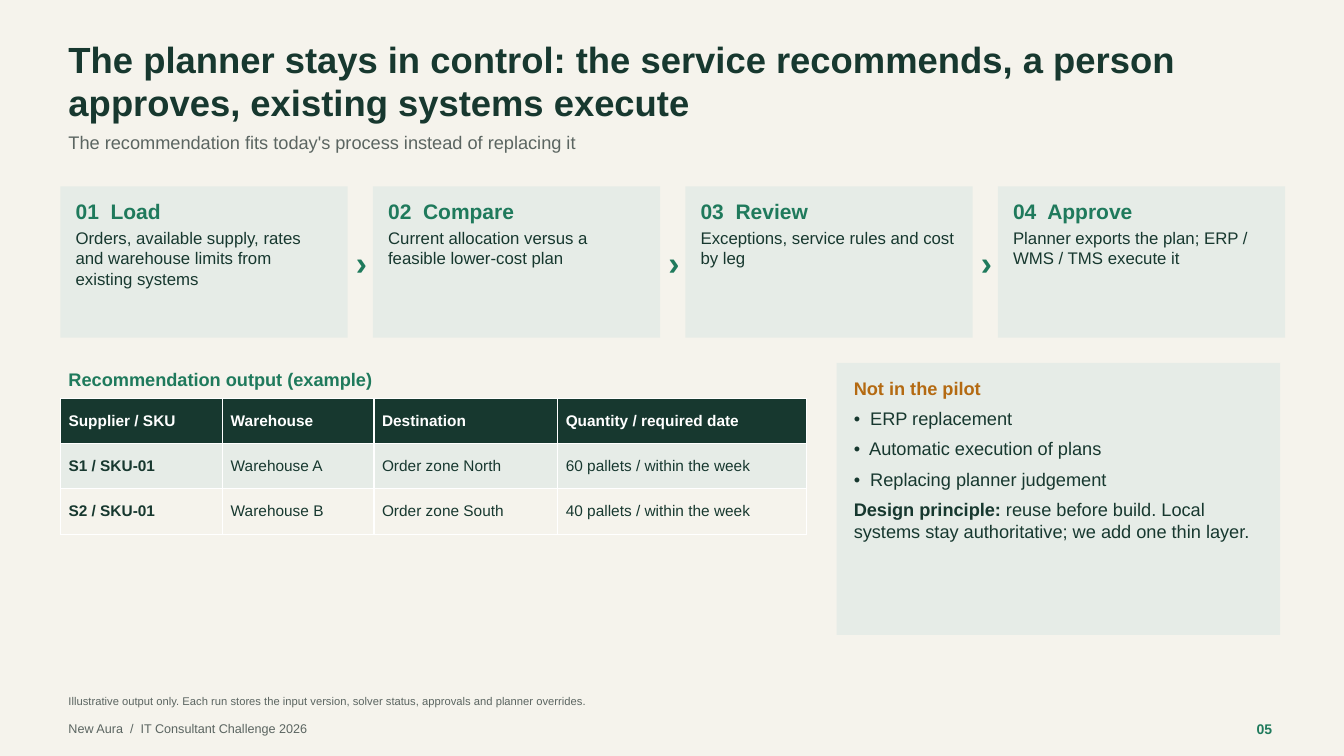
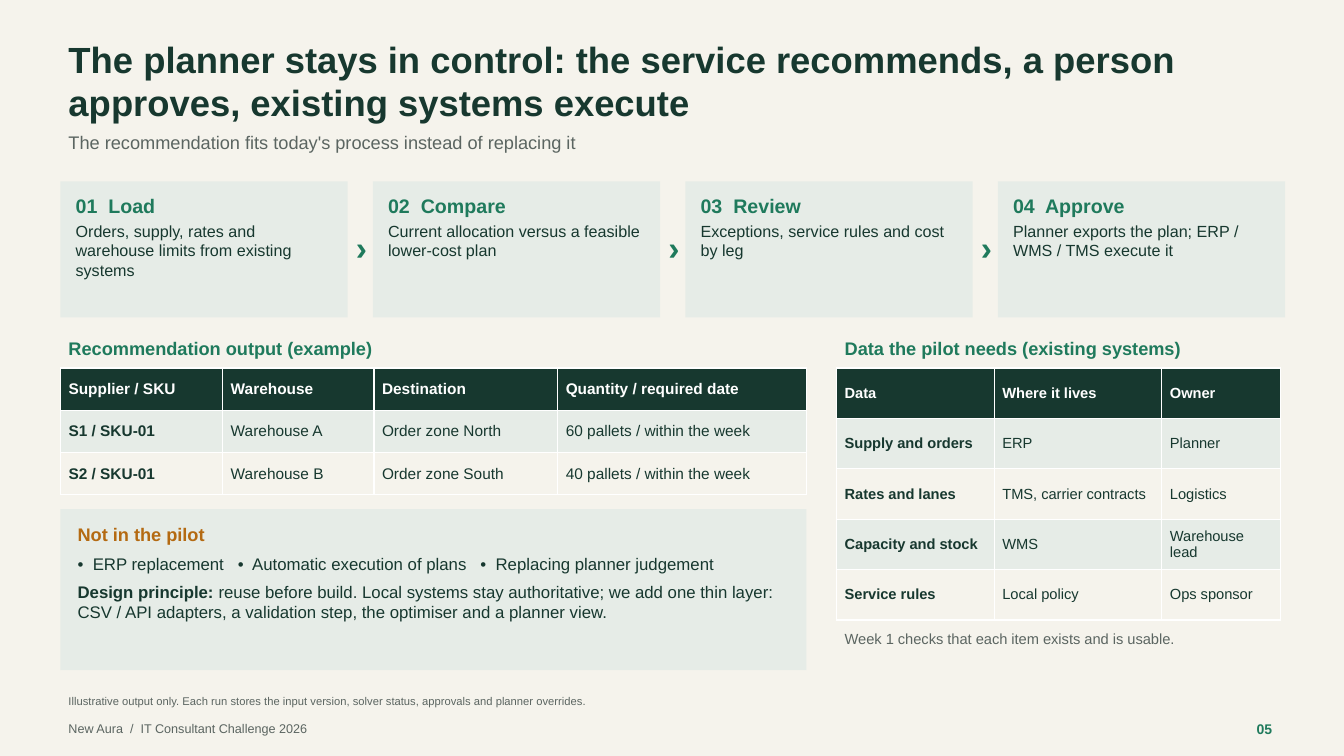
Before and after one commit to tuankiet18-dev/IT-consultant, a slide deck: slide 5 of proposal/final/NEW AURA.pptx. Drawn at 1344x756 pixels with LibreOffice and Linux fonts; fonts in the diff are those of the drawing. Boxes give left, top, right and bottom in pixels: in the first picture for what was removed or moved away, otherwise in the second. Text is boxed around its words. In the diff, an @@ line names an element or a change of style, - is before the commit and + after.

```diff
--- a/proposal/final/NEW AURA.pptx
+++ b/proposal/final/NEW AURA.pptx
@@ rectangle "01 Load" resized from (x1=60, y1=187, x2=348, y2=338) to (x1=60, y1=181, x2=348, y2=318) @@
@@ text in rectangle at (x1=76, y1=198, x2=155, y2=213): size 15 to 14 pt in "01 Load" @@
@@ rectangle "02 Compare" resized from (x1=373, y1=187, x2=660, y2=338) to (x1=373, y1=181, x2=660, y2=318) @@
@@ rectangle "02 Compare" at (x1=373, y1=181, x2=660, y2=318): size 15 to 14 pt in "02 Compare"; size 12 to 11.5 pt in "Current allocation versus a feasible lower-cost plan" @@
@@ rectangle "03 Review" resized from (x1=686, y1=187, x2=973, y2=338) to (x1=686, y1=181, x2=973, y2=318) @@
@@ rectangle "03 Review" at (x1=686, y1=181, x2=973, y2=318): size 15 to 14 pt in "03 Review"; size 12 to 11.5 pt in "Exceptions, service rules and cost by leg" @@
@@ rectangle "04 Approve" resized from (x1=998, y1=187, x2=1286, y2=338) to (x1=998, y1=181, x2=1286, y2=318) @@
@@ rectangle "04 Approve" at (x1=998, y1=181, x2=1286, y2=318): size 15 to 14 pt in "04 Approve"; size 12 to 11.5 pt in "Planner exports the plan; ERP / WMS ..." @@
@@ text in rectangle at (x1=76, y1=225, x2=292, y2=279): text changed; size 12 to 11.5 pt @@
-Orders, available supply, rates and warehouse limits from existing systems
+Orders, supply, rates and warehouse limits from existing systems
@@ 3 texts moved together from (x1=348, y1=237, x2=998, y2=287) to (x1=348, y1=222, x2=998, y2=272) @@
@@ text "Recommendation output (example)" moved from (x1=68, y1=372, x2=372, y2=390) to (x1=68, y1=341, x2=372, y2=359) @@
@@ text added at (x1=845, y1=341, x2=1181, y2=359), 13 pt, text #1F7A5C, bold @@
+Data the pilot needs (existing systems)
@@ table resized from (x1=60, y1=398, x2=807, y2=534) to (x1=60, y1=368, x2=807, y2=495) @@
@@ table added at (x1=837, y1=368, x2=1279, y2=620), 5 rows, 3 columns @@
+Data | Where it lives | Owner
+Supply and orders | ERP | Planner
+Rates and lanes | TMS, carrier contracts | Logistics
+Capacity and stock | WMS | Warehouse lead
+Service rules | Local policy | Ops sponsor
@@ rectangle "Not in the pilot" resized from (x1=837, y1=363, x2=1280, y2=635) to (x1=60, y1=509, x2=807, y2=670) @@
@@ text in rectangle at (x1=78, y1=558, x2=773, y2=622): text changed; size 13 to 12 pt @@
-• ERP replacement
-• Automatic execution of plans
-• Replacing planner judgement
-Design principle: reuse before build. Local systems stay authoritative; we add one thin layer.
+• ERP replacement • Automatic execution of plans • Replacing planner judgement
+Design principle: reuse before build. Local systems stay authoritative; we add one thin layer: CSV / API adapters, a validation step, the optimiser and a planner view.
@@ text added at (x1=845, y1=633, x2=1174, y2=644), 10.5 pt, text #5B6561 @@
+Week 1 checks that each item exists and is usable.
```
Also in this commit, not shown: 3 other slides changed, 1 other file.
